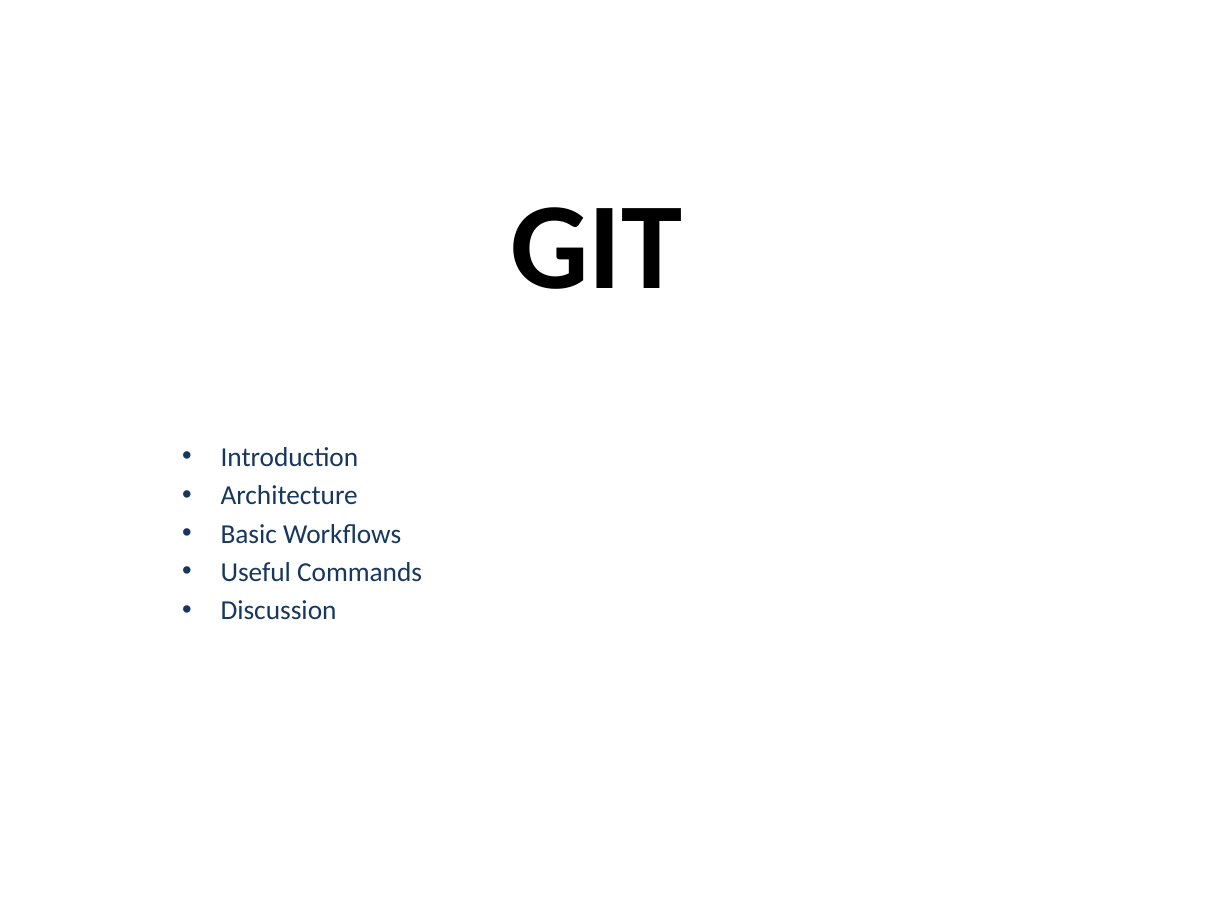
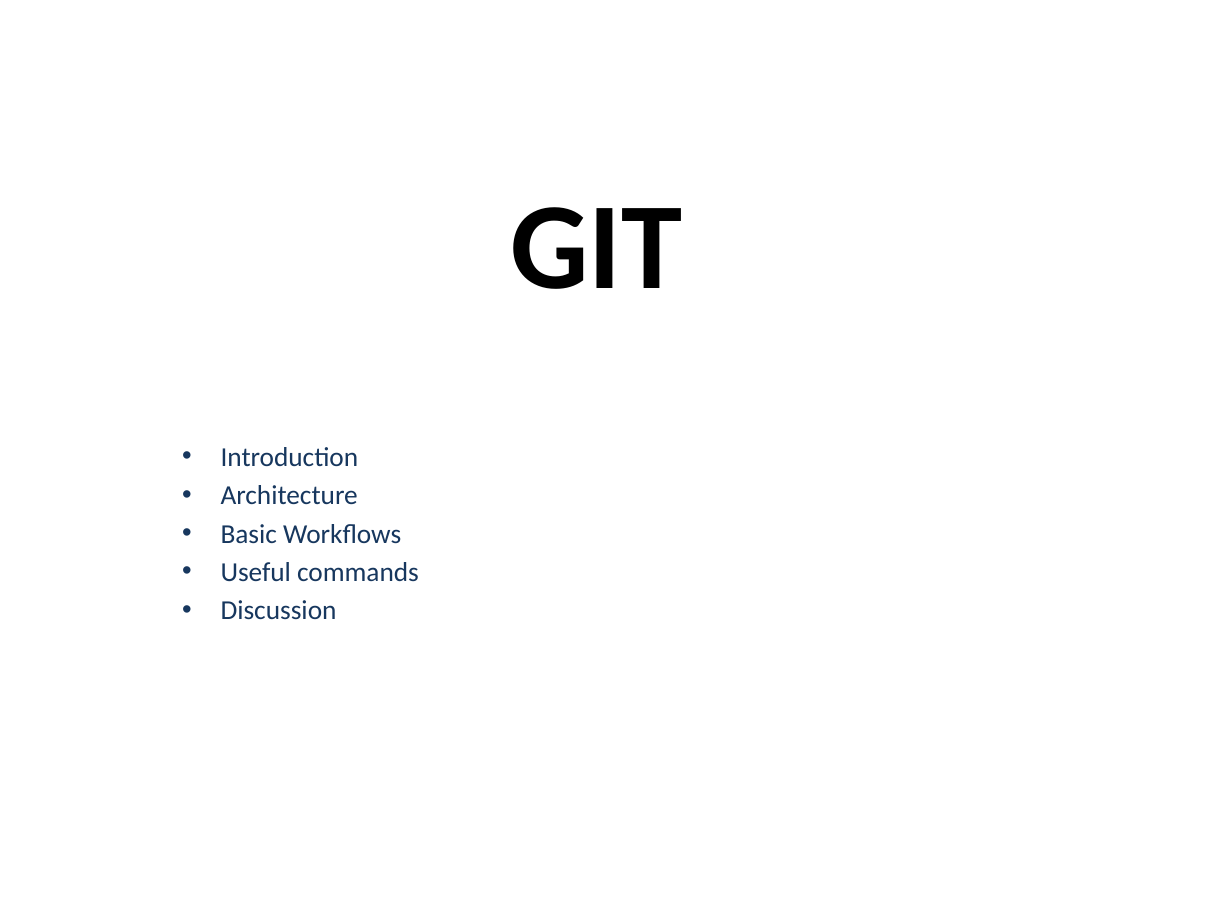
Before and after one commit to hanbei/git_tutorial, a slide deck: slide 1 of architektur.pptx. Drawn at 1232x924 pixels with LibreOffice and Linux fonts; fonts in the diff are those of the drawing. Boxes give left, top, right and bottom in pixels: in the first picture for what was removed or moved away, otherwise in the second. Text is boxed around its words. In the diff, an @@ line names an element or a change of style, - is before the commit and + after.

```diff
--- a/architektur.pptx
+++ b/architektur.pptx
@@ subtitle at bbox=[221, 562, 419, 582]: text changed @@
-• Useful Commands
+• Useful commands
```
Also in this commit, not shown: 7 other slides changed, 4 slides added.
